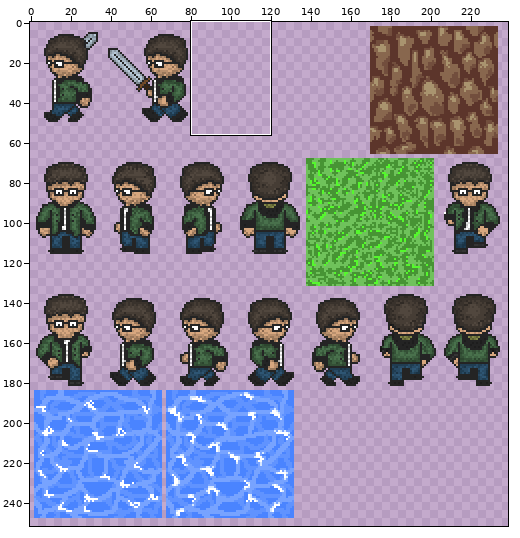
Sprite sheet -- sprites.png. Above: a wide view before the commit, with the close-up outlined.
Close-up. Earlier state:
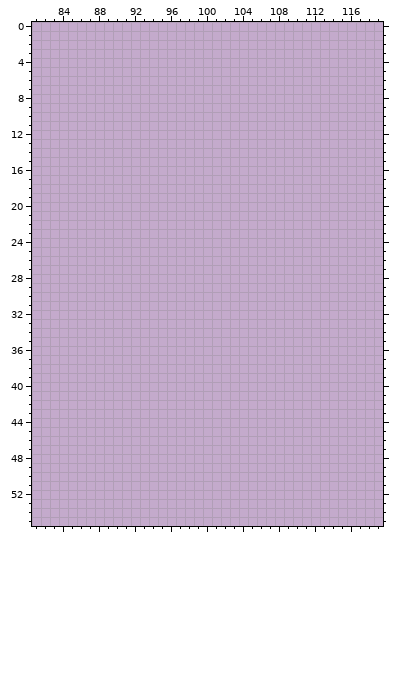
The file is 256x256 pixels. Colours within 5 levels of each other are drawn and written as one. Shown: x 81..119, y 0..55. The old version is drawn lined up with the new one. The wide view leaves out empty margins. The commit also changed other parts of the picture, which this record leaves out.
New version:
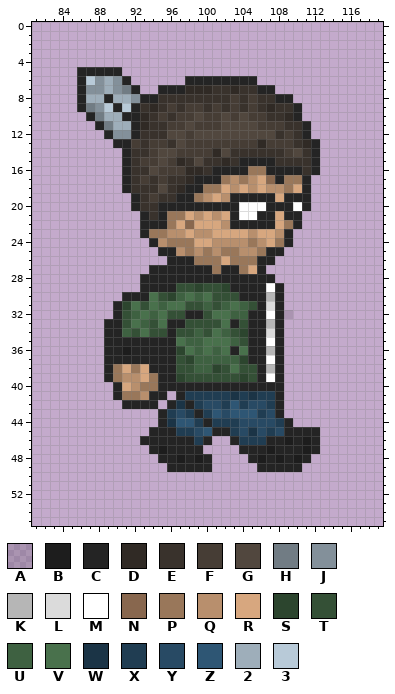
Palette (. is transparent): A #07070723  B #1d1d1d  C #242424  D #302a25  E #39322c  F #463d35  G #51473e  H #717c84  J #83909a  K #b6b6b6  L #dbdbdb  M #ffffff  N #88674e  P #99775a  Q #b88f6d  R #d7a77f  S #2c452e  T #345036  U #3e6141  V #49714c  W #1b3446  X #203d52  Y #284a64  Z #2e5674  2 #9eaeba  3 #b8cad8
The exact change:
drawings rearranged on the sheet (the old picture shows each at its new place)
y 5: x 86..90 ..... -> CCCCC
y 6: x 86..91 ...... -> C3J2JC; x 98..105 ........ -> CCCCCCCC
y 7: x 86..92 ....... -> CJJ2JHC; x 95..107 ............. -> CCCDDDEEDEECC
y 8: x 86..109 ........................ -> C22C22JCCEEEEEEEEFEFEECC
y 9: x 86..110 ......................... -> CHJ3C3CEDEFEFFEFEFEFEDEEC
y 10: x 87..110 ........................ -> CH22CCDEFEFFGFFGFGFFEEDC
y 11: x 88..111 ........................ -> CH22CDEEFFGFFFGGGGFFFEEC
y 12: x 89..111 ....................... -> CJJCEEEGGFGGGGGGGGGEFEC
y 13: x 90..112 ....................... -> CCFEFFEGFFFFFFFFDFFFEDC
y 14: x 91..112 ...................... -> CEEFGGFFFFDGEEEEEEFGEC
y 15: x 91..112 ...................... -> CEFFGFDEGEEDECCCCEEEEC
y 16: x 91..112 ...................... -> CEEGFFFDDECCCCPPCCCCEC
y 17: x 91..111 ..................... -> CEFEFEEDCCCPQPQRNCPPC
y 18: x 91..111 ..................... -> CEEEGEDCCPPRQRQRQQPRC
y 19: x 92..111 .................... -> CEFEECCPQRQCCCCCRCCC
y 20: x 92..111 .................... -> CEECCCCCCCCCMMMCCCMC
y 21: x 93..110 .................. -> CECPPRQRQRCMMCCRCC
y 22: x 93..110 .................. -> CCCPRNRRRQCCCCCRPC
y 23: x 93..109 ................. -> CPPQQRQQRRRRQRRQC
y 24: x 94..109 ................ -> CQPPPRRQQQQPQRPC
y 25: x 95..108 .............. -> CCQPQPQPPQQPCC
y 26: x 96..107 ............ -> CCCPPPRPPPCC
y 27: x 94..106 ............. -> CCCCCCCPCCPRC
y 28: x 93..107 ............... -> CCCCCCCCCCCCCCC
y 29: x 93..108 ................ -> CCCCTTSTTSCCCCMC
y 30: x 91..108 .................. -> CCCVTSUVUVTTTCCCKC
y 31: x 90..108 ................... -> CSVTVUVVTTUTUVUTCLC
y 32: x 90..109 .................... -> CTUVUVTTCCTVVUUCCMCA
y 33: x 89..108 .................... -> CCTVUTVCCTTTTVCTCCKC
y 34: x 89..108 .................... -> CCUTVTTCTTUTVUTSCCLC
y 35: x 89..108 .................... -> CCCCCCCCVUUVVVUTCCMC
y 36: x 89..108 .................... -> CCBCCCCCSVUVUVCVCCKC
y 37: x 89..108 .................... -> CCCCCCCCTSUUUUUSCCMC
y 38: x 89..108 .................... -> CPRPRCCCTTUUSTVTTCKC
y 39: x 89..108 .................... -> CPQQRPCCSTTTTTTSTCMC
y 40: x 90..108 ................... -> CRQPPCCCCCCCCCCCCCC
y 41: x 90..95 ...... -> CPPQCC; x 97..108 ............ -> CXXXXXWXWXXC
y 42: x 91..94 .... -> CCCC; x 96..108 ............. -> CWCXYYXZXYYXC
y 43: x 95..108 .............. -> CXYXCXZYZZZXYC
y 44: x 95..109 ............... -> CWZZXCXXXYYYYXC
y 45: x 94..112 ................... -> CCCXXYZCCXYWYXYCCCC
y 46: x 93..100 ........ -> CCCCCCXC; x 103..112 .......... -> CXXXCCBCBC
y 47: x 94..99 ...... -> CBCCCC; x 104..112 ......... -> CCCBCCCBC
y 48: x 95..100 ...... -> CCBCBC; x 105..111 ....... -> CBCBCBC
y 49: x 96..100 ..... -> CCCCC; x 106..110 ..... -> CCCCC
